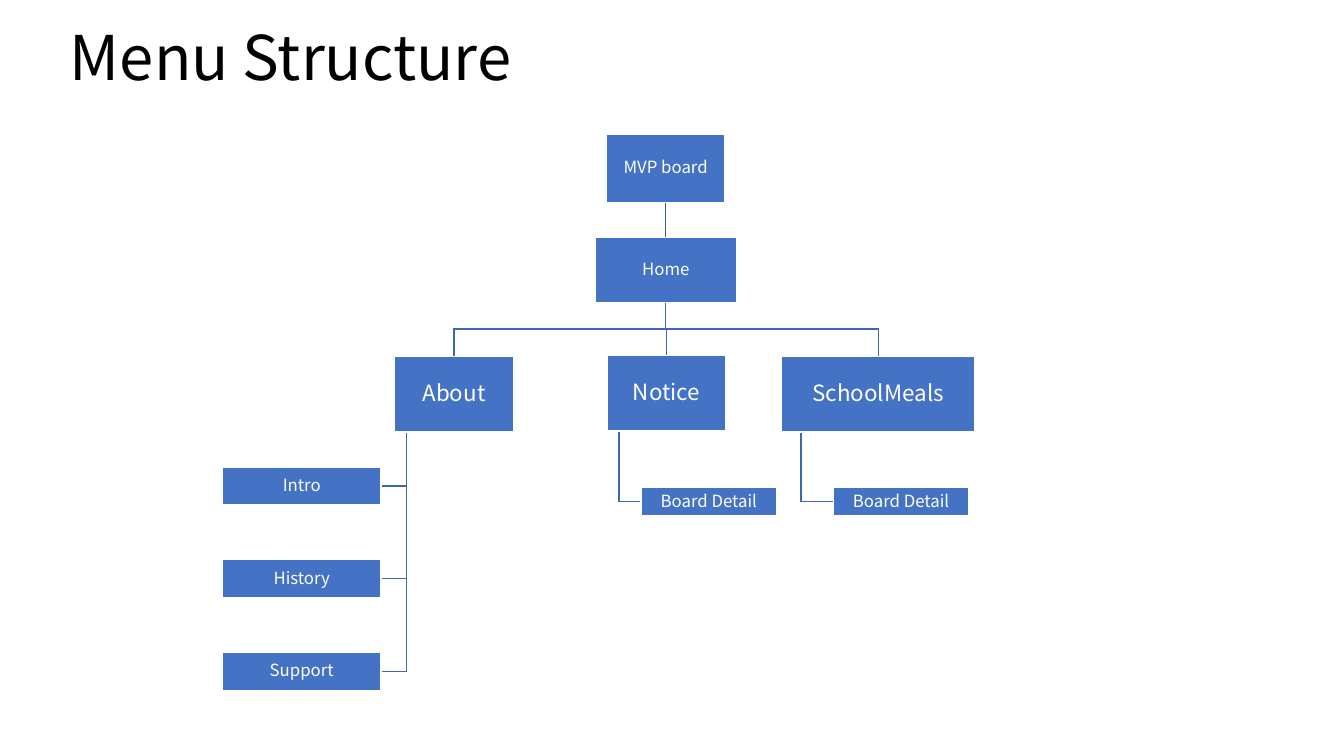
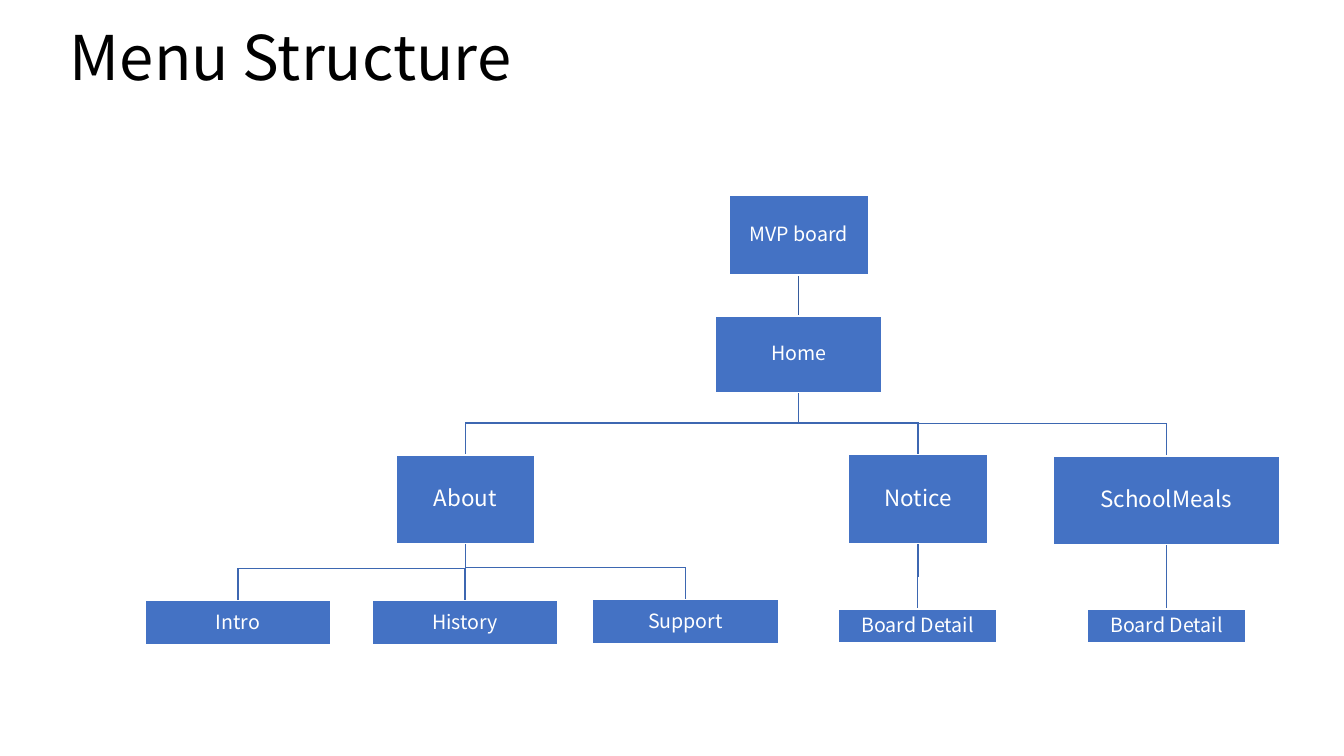
Before and after one commit to EastZero123/Work, a slide deck: slide 7 of ~2022-10-31 1인프로젝트/코드리뷰.pptx. Drawn at 1344x756 pixels with LibreOffice and Linux fonts; fonts in the diff are those of the drawing. Boxes give left, top, right and bottom in pixels: in the first picture for what was removed or moved away, otherwise in the second. Text is boxed around its words. In the diff, an @@ line names an element or a change of style, - is before the commit and + after.

```diff
--- a/~2022-10-31 1인프로젝트/코드리뷰.pptx
+++ b/~2022-10-31 1인프로젝트/코드리뷰.pptx
@@ text "MVP board": place and size @@
-text "MVP board" at box(624, 159, 707, 173)
+text "MVP board" at box(749, 225, 847, 241)
@@ rectangle: place and size @@
-rectangle at box(595, 237, 737, 302)
+rectangle at box(729, 196, 868, 275)
@@ freeform shape: place and size @@
-freeform shape at box(661, 203, 671, 238)
+freeform shape at box(793, 275, 804, 317)
@@ text "Home": place and size @@
-text "Home" at box(642, 262, 689, 275)
+text "Home" at box(771, 345, 826, 360)
@@ rectangle: place and size @@
-rectangle at box(781, 357, 975, 433)
+rectangle at box(716, 317, 882, 393)
@@ group removed at box(381, 134, 726, 579): 2 freeform shapes, 2 rectangles @@
@@ freeform shape: place and size @@
-freeform shape at box(619, 432, 641, 502)
+freeform shape at box(466, 392, 800, 455)
@@ freeform shape: place and size @@
-freeform shape at box(802, 433, 834, 502)
+freeform shape at box(799, 392, 918, 455)
@@ text "About": place and size @@
-text "About" at box(423, 383, 486, 402)
+text "About" at box(434, 488, 497, 507)
@@ rectangle: place and size @@
-rectangle at box(395, 357, 514, 433)
+rectangle at box(396, 455, 535, 543)
@@ rectangle: place and size @@
-rectangle at box(834, 487, 970, 516)
+rectangle at box(849, 455, 988, 543)
@@ text "Notice": place and size @@
-text "Notice" at box(633, 383, 700, 400)
+text "Notice" at box(884, 489, 951, 506)
@@ text "SchoolMeals": place and size @@
-text "SchoolMeals" at box(813, 383, 944, 402)
+text "SchoolMeals" at box(1101, 489, 1232, 508)
@@ freeform shape: place and size @@
-freeform shape at box(454, 302, 665, 357)
+freeform shape at box(238, 543, 465, 600)
@@ freeform shape: place and size @@
-freeform shape at box(381, 433, 406, 671)
+freeform shape at box(460, 543, 470, 600)
@@ freeform shape: place and size @@
-freeform shape at box(666, 302, 879, 357)
+freeform shape at box(466, 543, 686, 600)
@@ freeform shape: place and size @@
-freeform shape at box(661, 302, 671, 356)
+freeform shape at box(1162, 544, 1172, 609)
@@ text "Intro": place and size @@
-text "Intro" at box(283, 478, 321, 491)
+text "Intro" at box(216, 614, 260, 629)
@@ rectangle: place and size @@
-rectangle at box(223, 560, 381, 598)
+rectangle at box(145, 601, 331, 645)
@@ text "History": place and size @@
-text "History" at box(274, 571, 330, 588)
+text "History" at box(432, 614, 498, 634)
@@ rectangle: place and size @@
-rectangle at box(223, 652, 381, 691)
+rectangle at box(372, 601, 558, 645)
@@ text "Support": place and size @@
-text "Support" at box(270, 663, 334, 680)
+text "Support" at box(648, 613, 723, 633)
@@ rectangle: place and size @@
-rectangle at box(641, 487, 777, 516)
+rectangle at box(593, 600, 778, 644)
@@ text "Board Detail": place and size @@
-text "Board Detail" at box(853, 493, 949, 507)
+text "Board Detail" at box(861, 616, 974, 632)
@@ rectangle: place and size @@
-rectangle at box(223, 467, 381, 505)
+rectangle at box(838, 609, 997, 643)
@@ size 12 to 14 pt in 7 elements at box(861, 616, 974, 632), box(432, 614, 498, 634), box(749, 225, 847, 241), box(771, 345, 826, 360), box(216, 614, 260, 629), box(648, 613, 723, 633), box(1110, 616, 1223, 632) @@
@@ text "Board Detail": place and size @@
-text "Board Detail" at box(661, 493, 757, 507)
+text "Board Detail" at box(1110, 616, 1223, 632)
@@ group added at box(799, 392, 1280, 643): 2 freeform shapes, 2 rectangles @@
```
Also in this commit, not shown: 2 other slides changed, 2 slides added.
